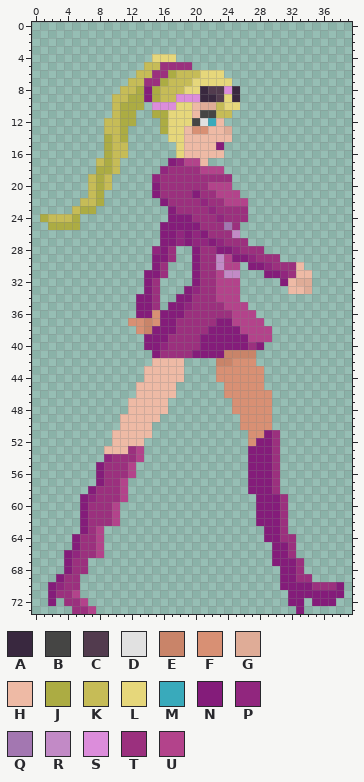
Sprite sheet -- BarbieRampageGame/resources/assets/textures/player/default/Run/1.png. Above: the version before the commit.
The file is 40x74 pixels.
Palette (. is transparent): A #39283f  B #454544  C #523b4e  D #e1e1e1  E #c98469  F #d89074  G #dfac97  H #eebaa5  J #acac43  K #c6bc57  L #e6d77b  M #39aabb  N #841c7a  P #91267e  Q #a377b1  R #c28ac6  S #dc8ddb  T #9b307e  U #b3438b
Pixels before (only the part around the change), first column x 12:
 7 KKTTJKKKLLLLL...............
 8 KJNJKKKLLACCSA..............
 9 JJNJKKSSSAACLA..............
10 JJ.SSSLLHGGKLL..............
11 J..JJLLLHBBKK...............
12 J...JLLLBDMH................
13 ....JLLHFFHHG...............
14 .....LLHHHHHH...............
15 ......LHHHHN................
16 ......LHHHHH................
17 .....NPUUH..................
18 ....PTTTTUUU................
19 ...PTTTTTTTTT...............
20 ...NTTTTTTUUU...............
21 ...NTTTTNTTUUU..............
22 ....NTTTTPTTUUU.............
23 .....NTTTTPTTTT.............
24 .....NNNTTTPTTT.............
25 ....NNNNNTTTQT..............
26 ....NNPNPNTTTR..............
27 ....NNPNPPNPTTT.............
28 ...PNT..NTTNNPTTT...........
29 ...NNT..NTTRUNNPTTT.........
30 ...NT...NTTRUU.NNPTTTH......
31 ..NNT...NTTURR...NNPTHH.....
32 ..NT....NTTUUU.....NHGG.....
33 ..NT...NPTTUUU......HHG.....
34 .NNT..NNTTTUUU..............
35 .NNT.NNPTTTTUUU.............
36 .NNFNNNTTTTTTUUU............
37 FFEFNNTTTTTNNUUUU...........
38 .FENNNTTTTNNNNUUUU..........
39 ..NNNTTTTNNNNNNUUU..........
40 ..NNPTTTTNNNNNNTN...........
41 ...NTTTTNNNNEEEE............
42 ...HHHH....EEFFF............
43 ..HHHHH....FFFFFF...........
44 ..HHHHH....FFFFFF...........
45 .HHHHH......FFFFF...........
46 .HHHHH......FFFFFF..........
47 HHHHH........FFFFF..........
48 HHHHH........FFFFF..........
49 HHHH..........FFFF..........
50 HHH...........FFFF..........
51 HHH............FFNT.........
52 HH.............FNNT.........
53 TU.............NNNT.........
54 TU.............NNNT.........
Once edited:
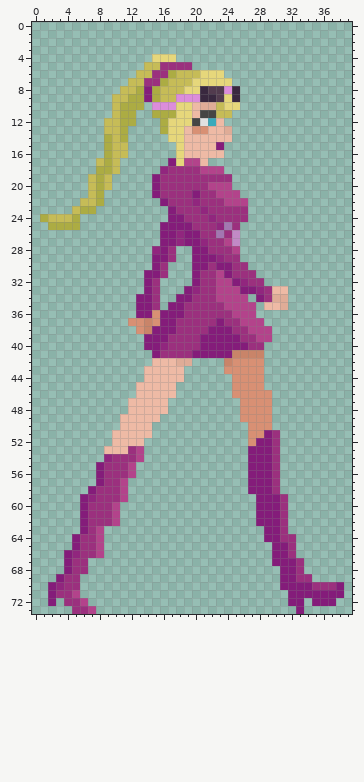
What changed:
Changed rows in their new state; - is an unchanged pixel.
first column x 17:
11 J
first column x 15:
17 ---L----------------
19 N-------------------
22 -----PT-------------
23 ------PT------------
24 ----T--PT-----------
25 -----T--P-----------
26 -----NT-Q-----------
27 -----N-TTUR.--------
28 ------N-TTU...------
29 ------NNPTT.....----
30 ------N-NNTT.......-
31 ---------NTTT-......
32 ----------NPTT--....
33 -----------NNPTHH...
34 -----------U-NTGG---
35 ----T-------U-HHG---
37 ---------TT---------
38 ----------TT--------
39 -----------TT-------
40 -------------T------
41 ---------N---E------
42 ---GG---.----F------
43 --------.-----------
44 --------..----------
45 ---------.----------
46 ---------.----------
47 ----------.---------
48 ----------.---------
50 -----------.--------
Where, in picture pixels (left, top, right, bottom), the same in both pictures:
changed: (168, 110, 176, 118)
changed: (152, 158, 312, 430)
